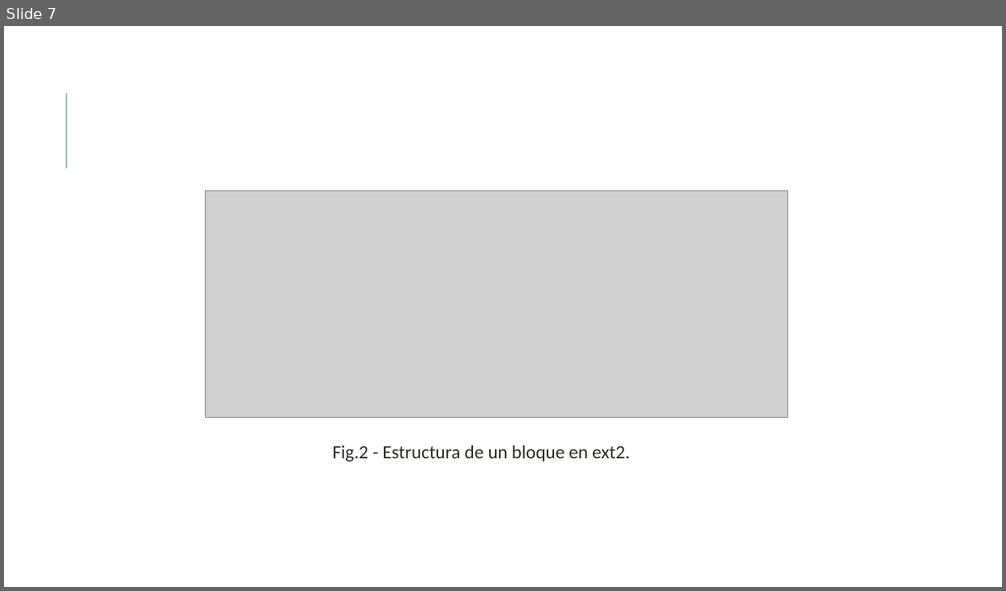
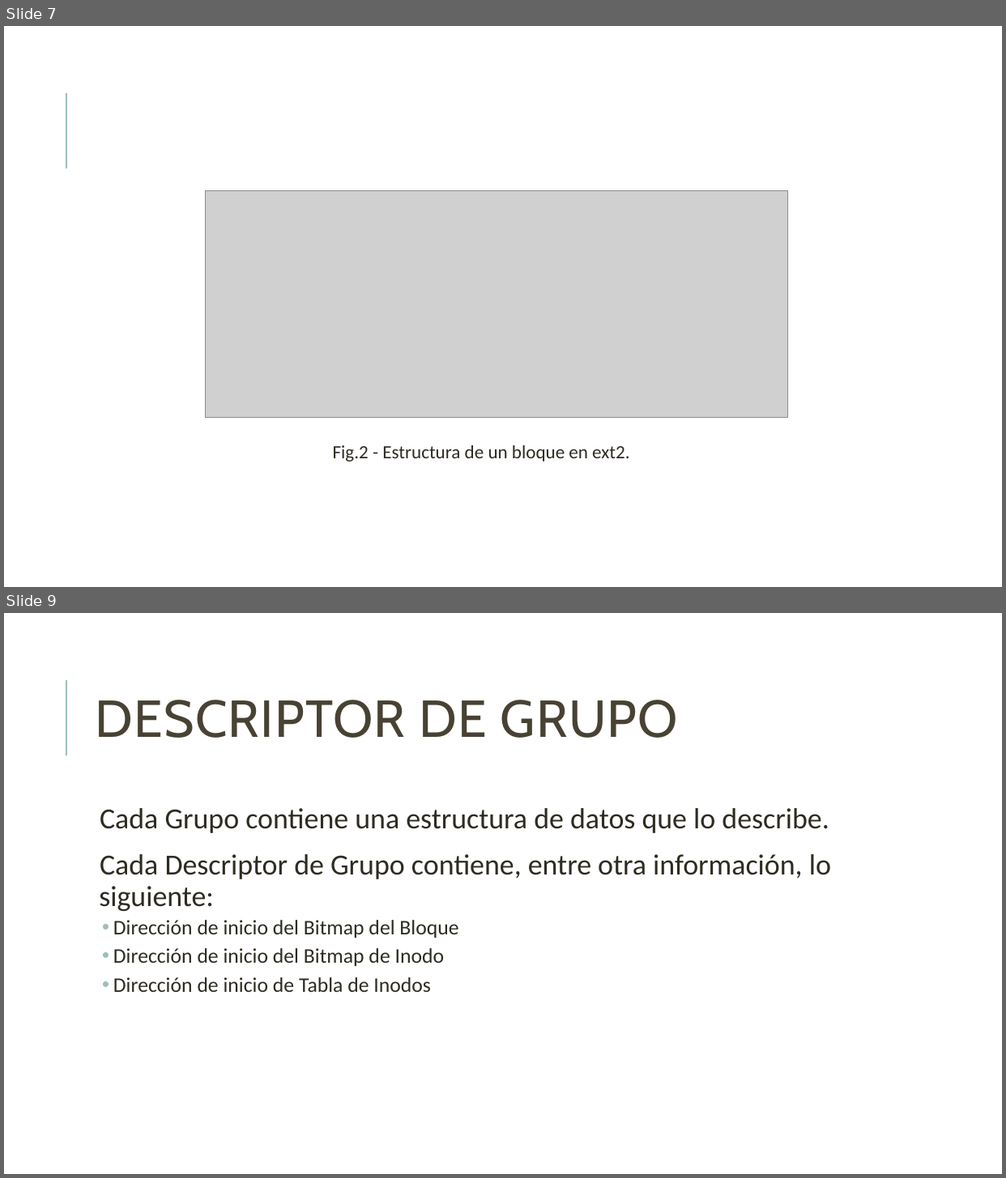
Before and after one commit to unamfi/sistop-2020-1, a slide deck: exposiciones/GonzálezAndrés/Extended.pptx. Shown one above the other, each under a label of ours: slide 7 before the commit, slides 7 and 9 after it; the slides between them are not shown. The pictures are 1006x591 and 1006x1178 pixels, drawn with LibreOffice and Linux fonts; fonts in the diff are those of the drawing; grey boxes stand for pictures. Boxes give left, top, right and bottom in pixels: in the first picture for what was removed or moved away, otherwise in the second. Text is boxed around its words. In the diff, an @@ line names an element or a change of style, - is before the commit and + after.

```diff
--- a/exposiciones/GonzálezAndrés/Extended.pptx
+++ b/exposiciones/GonzálezAndrés/Extended.pptx
@@ slide 9 added at [4, 613, 1002, 1174], background #FFFFFF; not listed: 1 template element that a slide beside it also shows @@
@@ title added at [96, 700, 678, 738], 50 pt, text #474233 @@
+DESCRIPTOR DE GRUPO
@@ text added at [99, 808, 831, 992], 28 pt, text #2E2B21 @@
+  Cada Grupo contiene una estructura de datos que lo describe.
+  Cada Descriptor de Grupo contiene, entre otra información, lo
+  siguiente:
+  • Dirección de inicio del Bitmap del Bloque
+  • Dirección de inicio del Bitmap de Inodo
+  • Dirección de inicio de Tabla de Inodos
```
Also in this commit, not shown: 2 slides changed, 6 other slides added.
